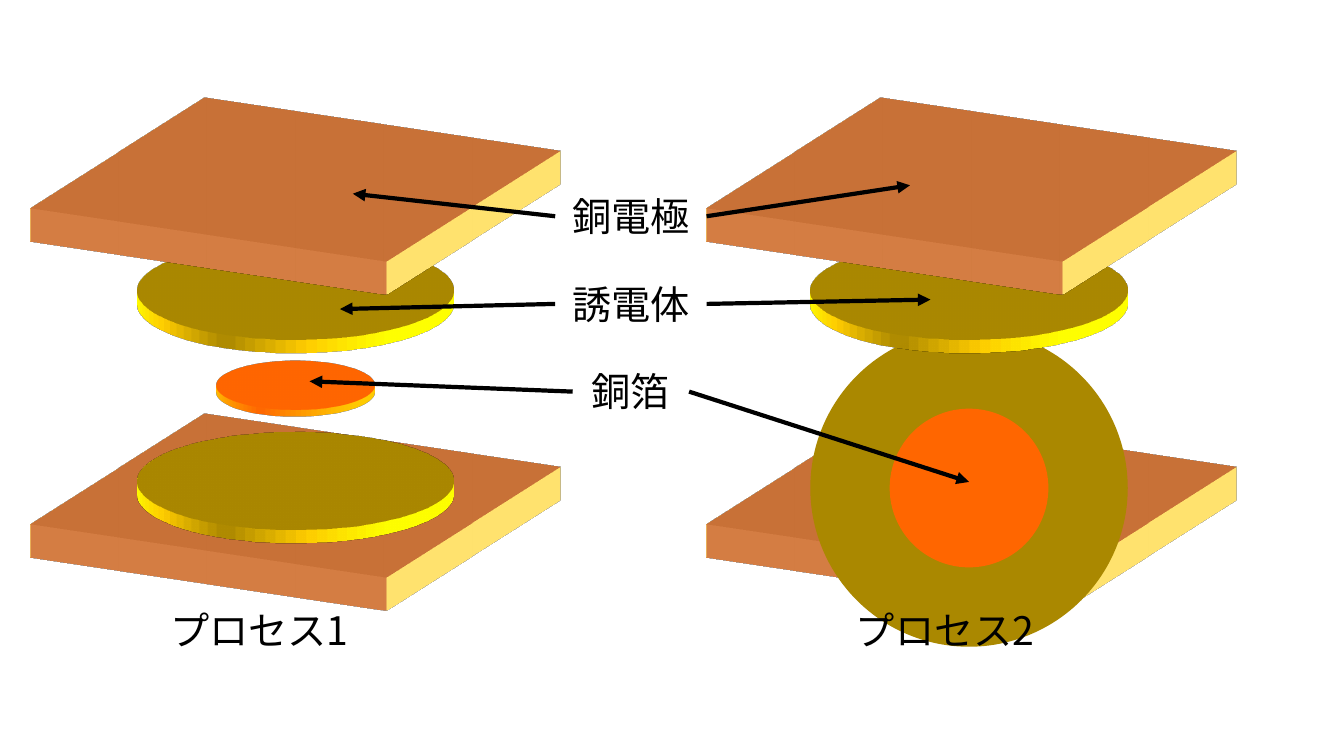
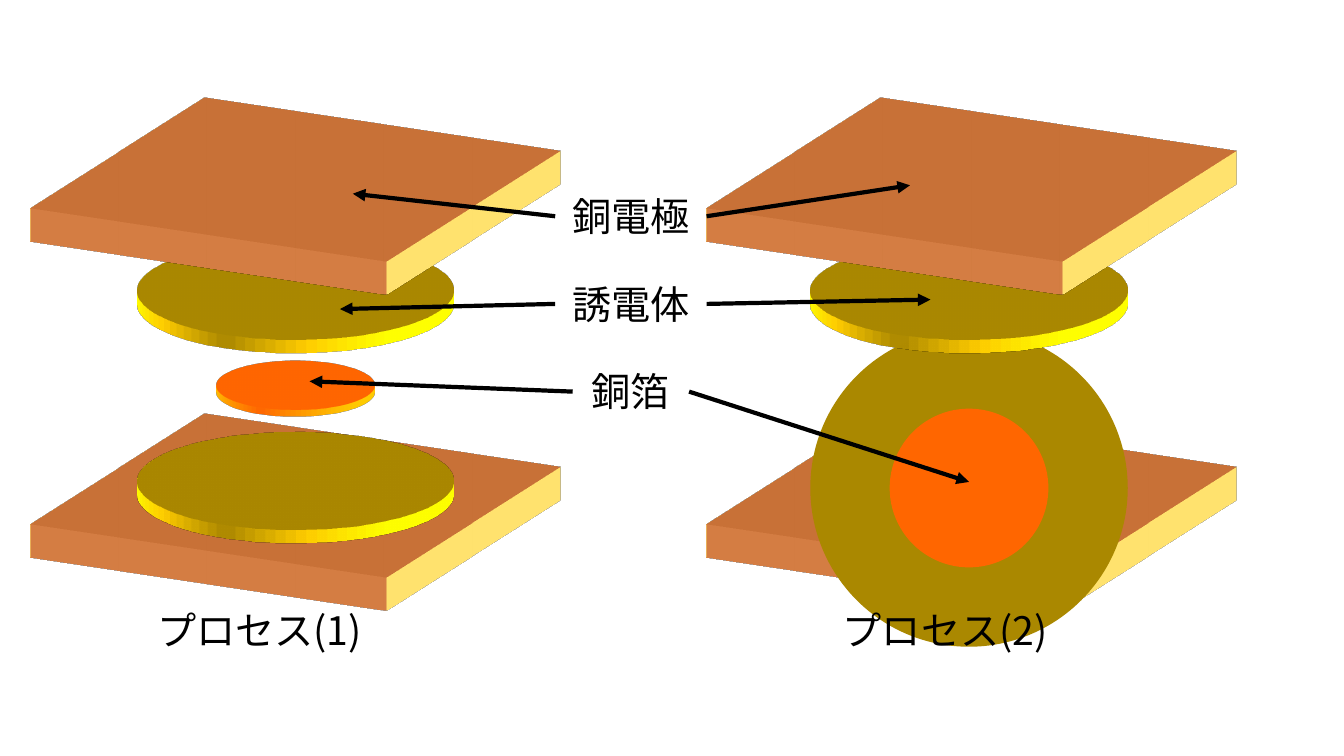
Before and after one commit to yanagi-jabee-28/TeX-Folder, a slide deck: slide 1 of SOTURON/image/BCDR説明.pptx. Drawn at 1344x756 pixels with LibreOffice and Linux fonts; fonts in the diff are those of the drawing. Boxes give left, top, right and bottom in pixels: in the first picture for what was removed or moved away, otherwise in the second. Text is boxed around its words. In the diff, an @@ line names an element or a change of style, - is before the commit and + after.

```diff
--- a/SOTURON/image/BCDR説明.pptx
+++ b/SOTURON/image/BCDR説明.pptx
@@ text at (x1=157, y1=605, x2=362, y2=653): text changed @@
-プロセス1
+プロセス(1)
@@ text at (x1=843, y1=605, x2=1048, y2=656): text changed @@
-プロセス2
+プロセス(2)
```
Also in this commit, not shown: 3 other files.
